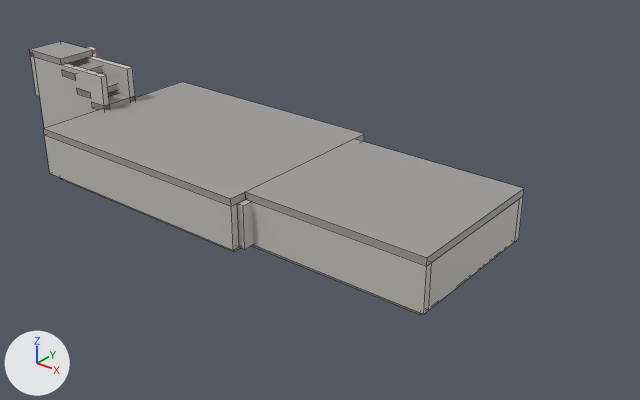
One commit to the Blender file models/sotano/fuente/sotano.blend: the scene before it, then after it.
Both versions are drawn from a 50 mm lens placed at (48.2, -35.6, 18.6), pointed at (21.0, -1.6, -2.4). Arrows for +X, +Y and +Z are at lower left; the lights stay in place. The first picture is the older version. Mesh edges are drawn as thin lines on the coarser meshes. Objects named as collision shapes, trigger or cutter boxes, shadow casters or lower levels of detail are left out.

Names of what the first picture shows: 'Descanso_techo-convcol', 'Muro2_este-convcol', 'Muro2_norte-convcol', 'Muro2_sur-convcol', 'Muro_medio_tapa_s-convcol', 'Muro_sur-convcol', 'Pasillo_muro_n-convcol', 'Pasillo_muro_s-convcol', 'Piso2-convcol', 'Techo-convcol', 'Techo2-convcol' and 5 more.
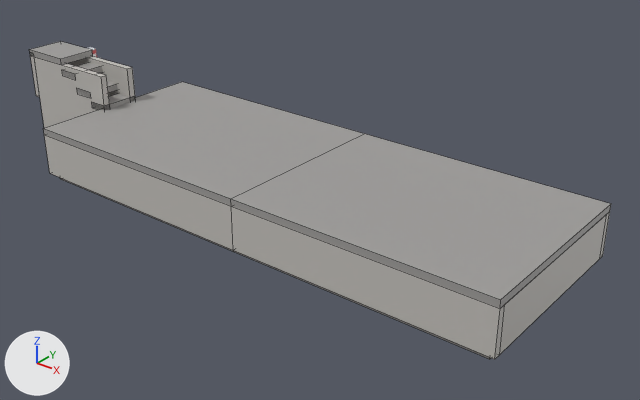
Diff of the bpy script that builds the scene:
```diff
--- a/models/sotano/fuente/sotano.blend.py
+++ b/models/sotano/fuente/sotano.blend.py
@@ me_piso2 @@
-me_piso2.from_pydata(...)  # 8 vertices, 6 faces; spans x -5.2..5.2, y -4.0..4.0, z -0.2..0.2
-me_piso2.vertices[0].co = (-5.2, -4.0, -0.2)
-me_piso2.vertices[1].co = (5.2, -4.0, -0.2)  # pixel (420, 314)
-me_piso2.vertices[2].co = (5.2, 4.0, -0.2)
-me_piso2.vertices[3].co = (-5.2, 4.0, -0.2)
-me_piso2.vertices[4].co = (-5.2, -4.0, 0.2)
-me_piso2.vertices[5].co = (5.2, -4.0, 0.2)
-me_piso2.vertices[6].co = (5.2, 4.0, 0.2)
-me_piso2.vertices[7].co = (-5.2, 4.0, 0.2)
+me_piso2.from_pydata(...)  # 8 vertices, 6 faces; spans x -7.2..7.2, y -5.0..5.0, z -0.2..0.2
+# me_piso2 part 1
+me_piso2.vertices[0].co = (-7.2, -5.0, -0.2)  # pixel (233, 251)
+me_piso2.vertices[1].co = (7.2, -5.0, -0.2)  # pixel (489, 359)
+me_piso2.vertices[2].co = (7.2, 5.0, -0.2)
+me_piso2.vertices[3].co = (-7.2, 5.0, -0.2)
+me_piso2.vertices[4].co = (-7.2, -5.0, 0.2)
+me_piso2.vertices[5].co = (7.2, -5.0, 0.2)
+me_piso2.vertices[6].co = (7.2, 5.0, 0.2)
+me_piso2.vertices[7].co = (-7.2, 5.0, 0.2)
 me_piso2.materials.append(mat_concreto_piso)
@@ me_techo2 @@
-me_techo2.from_pydata(...)  # 8 vertices, 6 faces; spans x -5.2..5.2, y -4.4..4.4, z -0.2..0.2
-me_techo2.vertices[0].co = (-5.2, -4.4, -0.2)  # pixel (245, 199)
-me_techo2.vertices[1].co = (5.2, -4.4, -0.2)  # pixel (426, 266)
-me_techo2.vertices[2].co = (5.2, 4.4, -0.2)  # pixel (523, 195)
-me_techo2.vertices[3].co = (-5.2, 4.4, -0.2)
-me_techo2.vertices[4].co = (-5.2, -4.4, 0.2)  # pixel (245, 191)
-me_techo2.vertices[5].co = (5.2, -4.4, 0.2)  # pixel (427, 257)
-me_techo2.vertices[6].co = (5.2, 4.4, 0.2)  # pixel (524, 188)
-me_techo2.vertices[7].co = (-5.2, 4.4, 0.2)  # pixel (353, 138)
+me_techo2.from_pydata(...)  # 8 vertices, 6 faces; spans x -7.2..7.2, y -5.4..5.4, z -0.2..0.2
+# me_techo2 part 2
+me_techo2.vertices[0].co = (-7.2, -5.4, -0.2)  # pixel (231, 206)
+me_techo2.vertices[1].co = (7.2, -5.4, -0.2)  # pixel (500, 308)
+me_techo2.vertices[2].co = (7.2, 5.4, -0.2)  # pixel (609, 211)
+me_techo2.vertices[3].co = (-7.2, 5.4, -0.2)
+me_techo2.vertices[4].co = (-7.2, -5.4, 0.2)  # pixel (230, 198)
+me_techo2.vertices[5].co = (7.2, -5.4, 0.2)  # pixel (500, 299)
+me_techo2.vertices[6].co = (7.2, 5.4, 0.2)  # pixel (611, 203)
+me_techo2.vertices[7].co = (-7.2, 5.4, 0.2)  # pixel (364, 133)
 me_techo2.materials.append(mat_concreto_techo)
@@ me_muro2_norte @@
-me_muro2_norte.from_pydata(...)  # 8 vertices, 6 faces; spans x -5.2..5.2, y -0.2..0.2, z -1.2..1.2
+me_muro2_norte.from_pydata(...)  # 8 vertices, 6 faces; spans x -7.2..7.2, y -0.2..0.2, z -1.2..1.2
+# me_muro2_norte part 3
+for i in [0, 3, 4, 7]: me_muro2_norte.vertices[i].co += Vector((-2.0, 0.0, 0.0))
+for i in [1, 2, 5, 6]: me_muro2_norte.vertices[i].co += Vector((2.0, 0.0, 0.0))
 me_muro2_norte.materials.append(mat_block)
@@ me_muro2_sur @@
-me_muro2_sur.from_pydata(...)  # 8 vertices, 6 faces; spans x -5.2..5.2, y -0.2..0.2, z -1.2..1.2
+me_muro2_sur.from_pydata(...)  # 8 vertices, 6 faces; spans x -7.2..7.2, y -0.2..0.2, z -1.2..1.2
+# me_muro2_sur part 4
+for i in [0, 3, 4, 7]: me_muro2_sur.vertices[i].co += Vector((-2.0, 0.0, 0.0))
+for i in [1, 2, 5, 6]: me_muro2_sur.vertices[i].co += Vector((2.0, 0.0, 0.0))
 me_muro2_sur.materials.append(mat_block)
@@ me_muro2_este @@
-me_muro2_este.from_pydata(...)  # 8 vertices, 6 faces; spans x -0.2..0.2, y -4.0..4.0, z -1.2..1.2
+me_muro2_este.from_pydata(...)  # 8 vertices, 6 faces; spans x -0.2..0.2, y -5.0..5.0, z -1.2..1.2
+# me_muro2_este part 5: the whole mesh is scaled about its middle by (1, 1.25, 1)
 me_muro2_este.materials.append(mat_block)
@@ ob_piso2_convcol @@
 ob_piso2_convcol = bpy.data.objects.new('Piso2-convcol', me_piso2)
-ob_piso2_convcol.location = (25.8, -3.0, -2.8)
+ob_piso2_convcol.location = (27.8, -3.0, -2.8)
@@ ob_techo2_convcol @@
 ob_techo2_convcol = bpy.data.objects.new('Techo2-convcol', me_techo2)
-ob_techo2_convcol.location = (26.2, -3.0, 0.0)
+ob_techo2_convcol.location = (28.2, -3.0, 0.0)
@@ ob_muro2_norte_convcol @@
 ob_muro2_norte_convcol = bpy.data.objects.new('Muro2_norte-convcol', me_muro2_norte)
-ob_muro2_norte_convcol.location = (26.2, 1.2, -1.4)
+ob_muro2_norte_convcol.location = (28.2, 2.2, -1.4)
@@ ob_muro2_sur_convcol @@
 ob_muro2_sur_convcol = bpy.data.objects.new('Muro2_sur-convcol', me_muro2_sur)
-ob_muro2_sur_convcol.location = (26.2, -7.2, -1.4)
+ob_muro2_sur_convcol.location = (28.2, -8.2, -1.4)
@@ ob_muro2_este_convcol @@
 ob_muro2_este_convcol = bpy.data.objects.new('Muro2_este-convcol', me_muro2_este)
-ob_muro2_este_convcol.location = (31.2, -3.0, -1.4)
+ob_muro2_este_convcol.location = (35.2, -3.0, -1.4)
@@ ob_muro_medio_tapa_s_convcol @@
-ob_muro_medio_tapa_s_convcol = bpy.data.objects.new('Muro_medio_tapa_s-convcol', me_muro_medio_tapa_s)
```

Boxes [x1, y1, x2, y2] around the edits, measured in the pictures (640 x 400 px):
'Techo2-convcol', reshaped, moved (36% wider, 37% taller)
    before: [245, 139, 524, 266]
    after: [231, 134, 611, 308]
'Muro2_sur-convcol', reshaped, moved (52% wider, 36% taller)
    before: [252, 202, 432, 314]
    after: [231, 206, 505, 359]
'Muro2_este-convcol', moved, rescaled (18% wider, 25% taller)
    before: [429, 199, 519, 310]
    after: [500, 215, 606, 354]
'Piso2-convcol', reshaped, moved (mostly hidden)
    before: [252, 245, 422, 315]
    after: [233, 250, 491, 359]
'Muro_medio_tapa_s-convcol', deleted
    before: [237, 199, 253, 249]
'Muro2_norte-convcol', reshaped, moved
    before: [515, 196, 523, 241]
    after: [600, 212, 610, 258]
